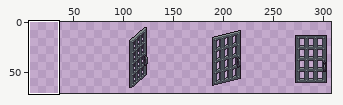
One commit to this sprite sheet: assets/sprites/ironDoor.png. The first picture is a wide view before the edit; the outline marks the close-up.
Close-up. Before:
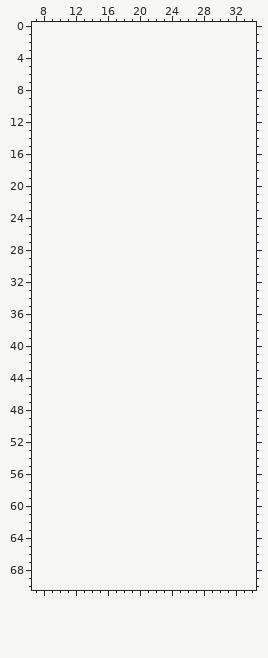
The file is 256x128 pixels. Shown: x 7..34, y 0..70. The old version is drawn lined up with the new one, on the new canvas. The wide view leaves out empty margins.
After the commit:
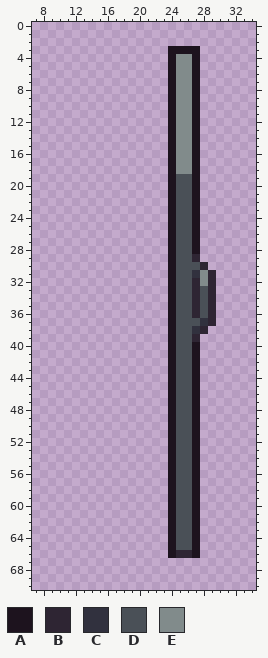
Palette (. is transparent): A #1d131e  B #2e2533  C #31313e  D #4a5057  E #818b8b
Author's note on the commit: Added door animation step
From old to new:
canvas 256x128 -> 512x128, the old top-left corner now at 82,0
Colour A is added in row 3 at x 24 to 27; in rows 4 to 28 at x 24 and 27; in rows 29 to 39 at x 24; in rows 40 to 66 at x 24 and 27.
Colour B is added in row 29 at x 27; in row 30 at x 28; in row 31 at x 29; in rows 32 to 36 at x 27 and 29; in row 37 at x 29; in row 38 at x 28.
Colour B is added in row 39 at x 27; in row 66 at x 25 to 26.
Colour C is added in row 31 at x 27; in row 37 at x 28; in row 38 at x 27.
Colour D is added in rows 19 to 29 at x 25 to 26; in row 30 at x 25 to 27; in rows 31 to 32 at x 25 to 26; in rows 33 to 36 at x 25 to 26 and 28; in row 37 at x 25 to 27; in rows 38 to 65 at x 25 to 26.
Colour E is added in rows 4 to 18 at x 25 to 26; in rows 31 to 32 at x 28.
